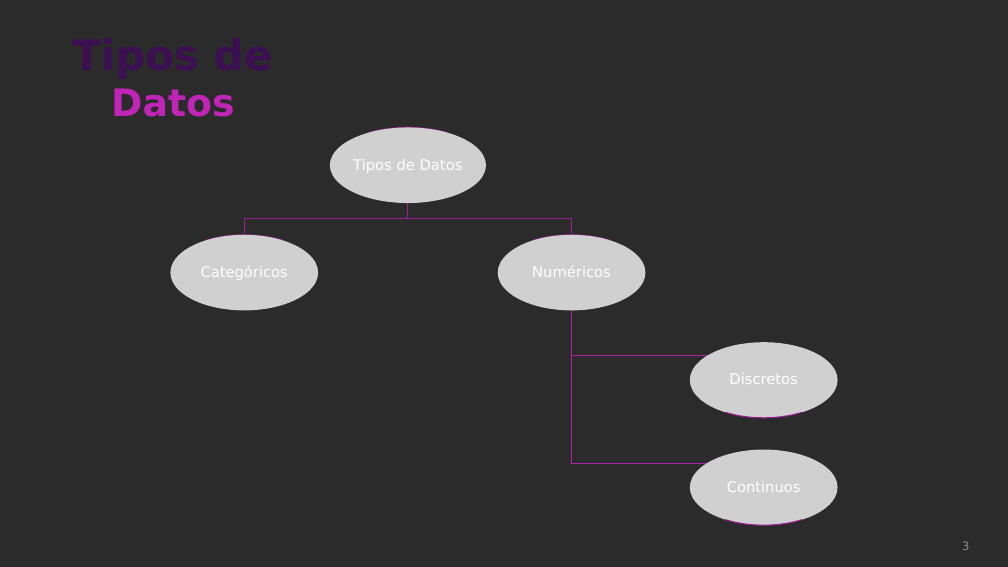
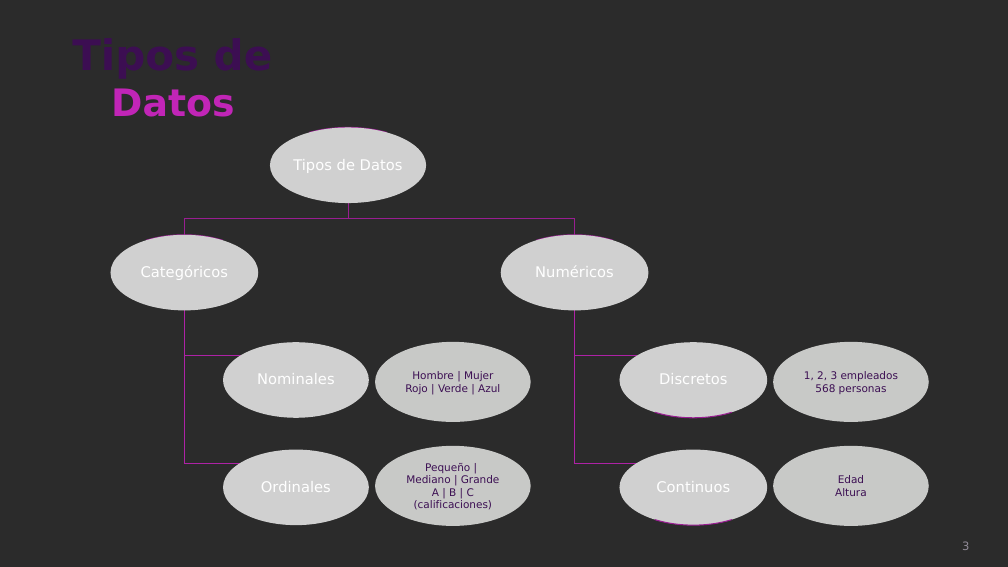
Before and after one commit to csameshiman/Axity_Curso_ML_2023, a slide deck: slide 3 of Diapositivas/Parte 01.Introducción/Sección 01/Analítica_descriptiva.pptx. Drawn at 1008x567 pixels with LibreOffice and Linux fonts; fonts in the diff are those of the drawing; grey boxes stand for pictures; background and template pictures are left out; a plain dark background stands for a picture behind light text. Boxes give left, top, right and bottom in pixels: in the first picture for what was removed or moved away, otherwise in the second. Text is boxed around its words. In the diff, an @@ line names an element or a change of style, - is before the commit and + after.

```diff
--- a/Diapositivas/Parte 01.Introducción/Sección 01/Analítica_descriptiva.pptx
+++ b/Diapositivas/Parte 01.Introducción/Sección 01/Analítica_descriptiva.pptx
@@ picture removed at bbox=[330, 128, 486, 203] @@
@@ 2 texts, 2 arc (boxed as its full ellipse)s, 1 picture, 1 freeform shape: place and size @@
-2 texts, 2 arc (boxed as its full ellipse)s, 1 picture, 1 freeform shape at bbox=[170, 128, 486, 311]
+2 texts, 2 arc (boxed as its full ellipse)s, 1 picture, 1 freeform shape at bbox=[110, 128, 426, 311]
@@ freeform shape: place and size @@
-freeform shape at bbox=[408, 203, 572, 235]
+freeform shape at bbox=[348, 203, 575, 235]
@@ freeform shape: place and size @@
-freeform shape at bbox=[572, 311, 708, 464]
+freeform shape at bbox=[575, 311, 637, 464]
@@ freeform shape: place and size @@
-freeform shape at bbox=[572, 311, 708, 356]
+freeform shape at bbox=[575, 311, 637, 356]
@@ ellipse added at bbox=[375, 342, 531, 422], fill #C8C9C7, 10 pt, text #3C0F53 @@
+Hombre | Mujer
+Rojo | Verde | Azul
@@ picture removed at bbox=[690, 343, 837, 418] @@
@@ ellipse added at bbox=[774, 342, 929, 422], fill #C8C9C7, 10 pt, text #3C0F53 @@
+1, 2, 3 empleados
+568 personas
@@ ellipse added at bbox=[375, 446, 531, 526], fill #C8C9C7, 10 pt, text #3C0F53 @@
+Pequeño | Mediano | Grande
+A | B | C (calificaciones)
@@ ellipse added at bbox=[774, 446, 929, 526], fill #C8C9C7, 10 pt, text #3C0F53 @@
+Edad
+Altura
@@ 2 texts, 2 arc (boxed as its full ellipse)s: place and size @@
-2 texts, 2 arc (boxed as its full ellipse)s at bbox=[690, 343, 837, 526]
+2 texts, 2 arc (boxed as its full ellipse)s at bbox=[619, 343, 767, 526]
@@ group added at bbox=[185, 128, 767, 526]: 5 pictures, 2 freeform shapes, 2 texts @@
+Nominales
+Ordinales
@@ picture removed at bbox=[690, 450, 837, 526] @@
```
Also in this commit, not shown: 2 other slides changed.
